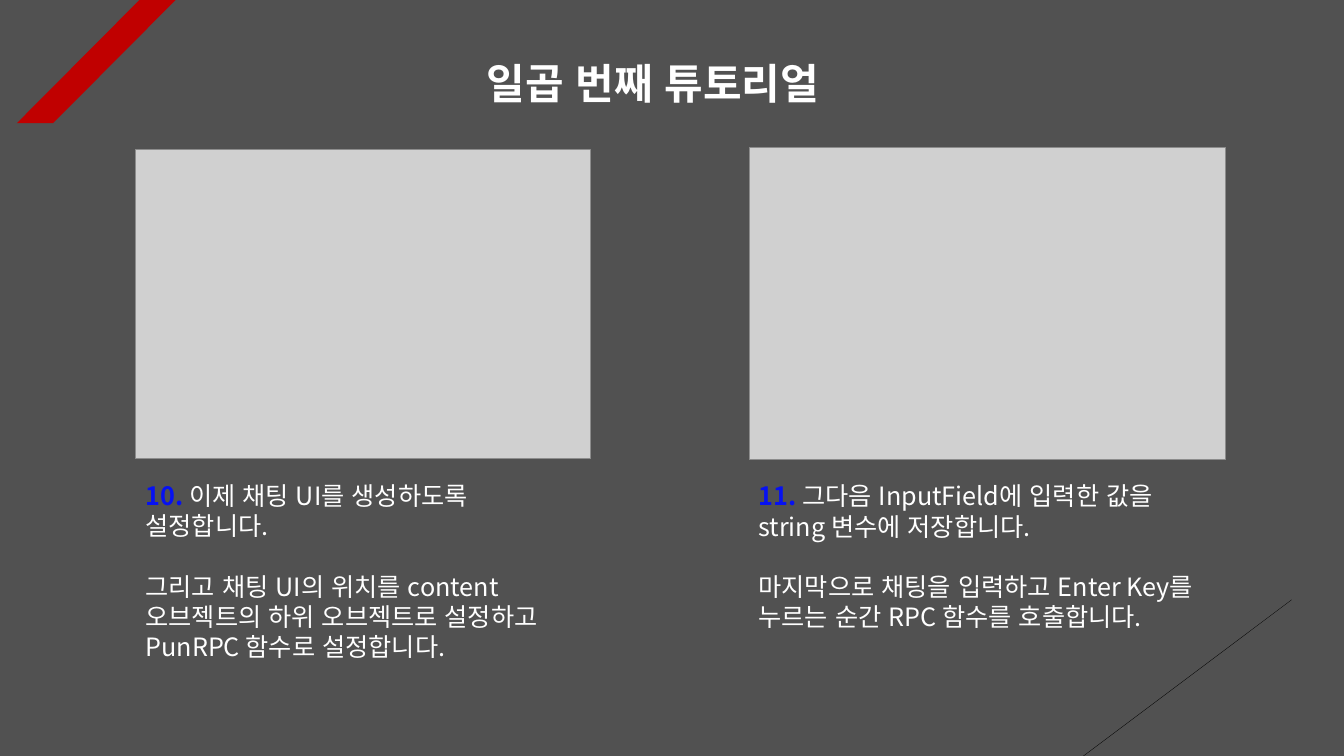
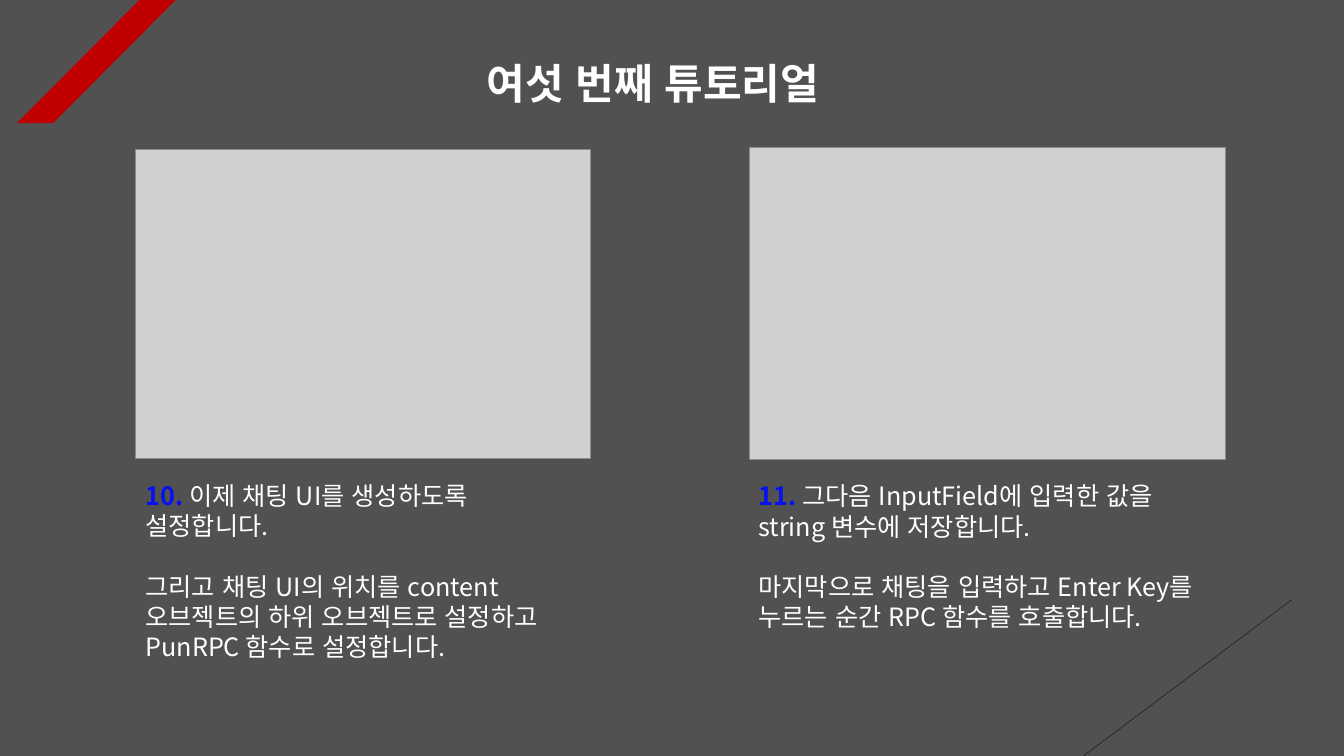
Before and after one commit to Unity2033/3D-UnityEngine, a slide deck: slide 7 of Assets/Class/Photon Server/PPT Data/Photon RPC.pptx (slide 8 before the commit). Drawn at 1344x756 pixels with LibreOffice and Linux fonts; fonts in the diff are those of the drawing; grey boxes stand for pictures. Boxes give left, top, right and bottom in pixels: in the first picture for what was removed or moved away, otherwise in the second. Text is boxed around its words. In the diff, an @@ line names an element or a change of style, - is before the commit and + after.

```diff
--- a/Assets/Class/Photon Server/PPT Data/Photon RPC.pptx
+++ b/Assets/Class/Photon Server/PPT Data/Photon RPC.pptx
@@ text at bbox=[486, 64, 818, 103]: text changed @@
-일곱 번째 튜토리얼
+여섯 번째 튜토리얼
```
Also in this commit, not shown: 3 other slides changed, 1 slide removed, 21 other files.
